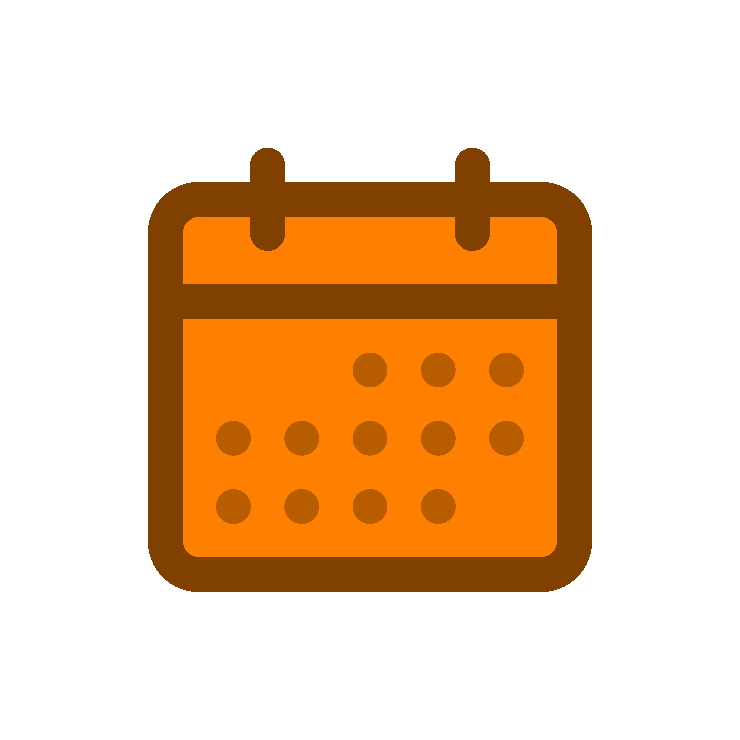
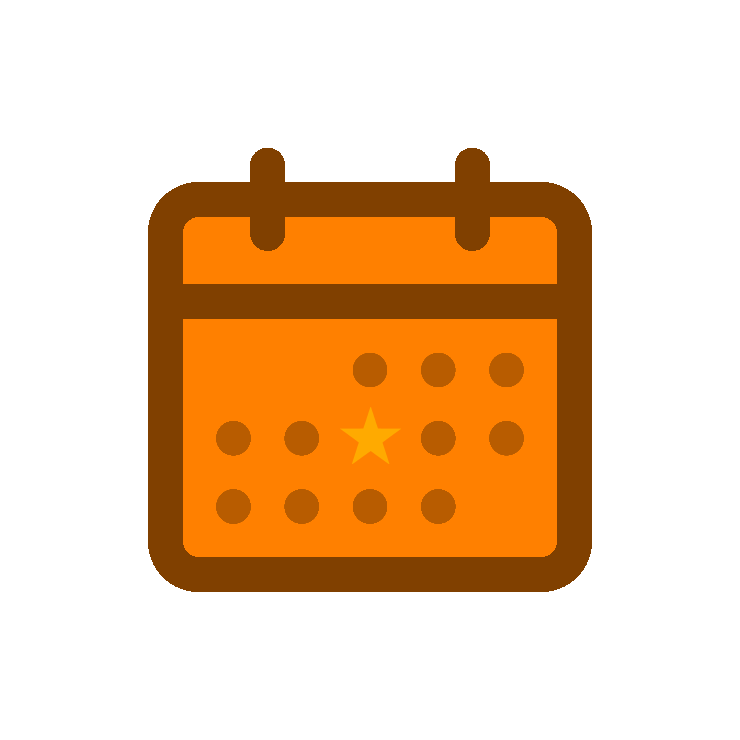
Two versions of the same layered image (w=740, h=740). Layer-by-layer changes:
added layer "Color Fill 3" above "Star Icon" over box(340, 407, 401, 464)
added layer "Star Icon" above "Color Fill 2 copy" over box(340, 407, 401, 464)
added layer "Color Fill 2 copy" (multiply) above "Group 3 copy 3 Without Middle Dot" over box(340, 407, 401, 464)
added layer "Group 3 copy 3 Without Middle Dot" above "Color Fill 2" over box(340, 407, 401, 464)
hid "Color Fill 2" over box(340, 407, 401, 464)
hid "Group 3 copy" over box(340, 407, 401, 464)
